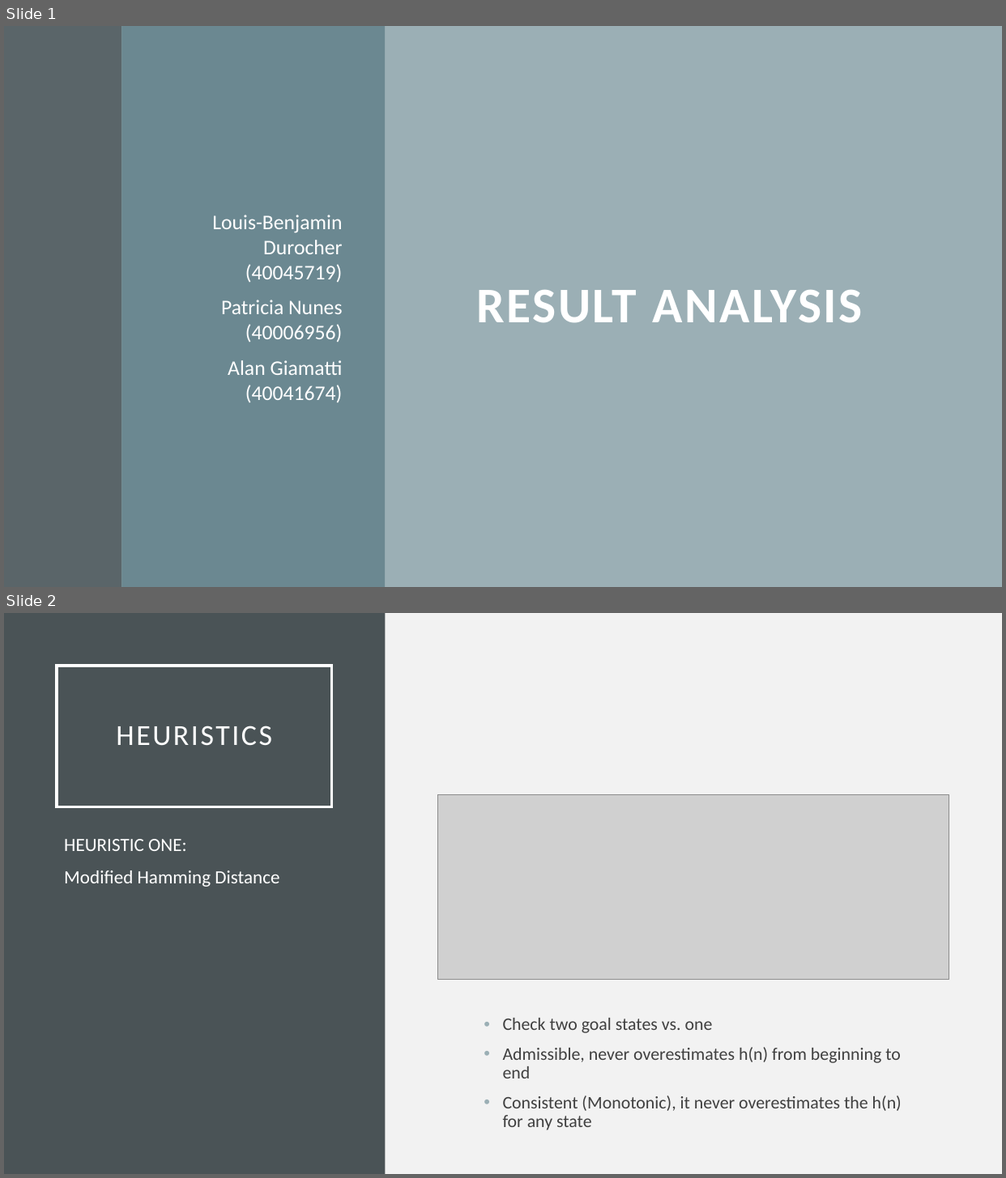
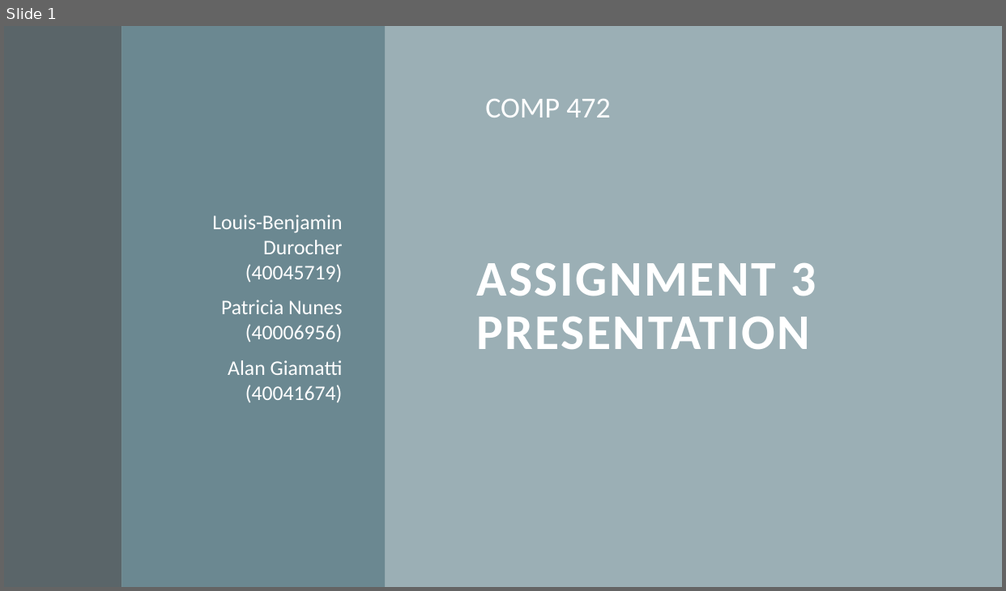
Before and after one commit to patnunes/COMP472, a slide deck: A3_Analysis.pptx. Shown one above the other, each under a label of ours: slides 1 and 2 before the commit, slide 1 after it. The pictures are 1006x1178 and 1006x591 pixels, drawn with LibreOffice and Linux fonts; fonts in the diff are those of the drawing; grey boxes stand for pictures. Boxes give left, top, right and bottom in pixels: in the first picture for what was removed or moved away, otherwise in the second. Text is boxed around its words. In the diff, an @@ line names an element or a change of style, - is before the commit and + after.

```diff
--- a/A3_Analysis.pptx
+++ b/A3_Analysis.pptx
@@ slide 2 removed at [4, 613, 1002, 1174], background #F2F2F2 @@
@@ rectangle removed at [4, 613, 385, 1174] @@
@@ title removed at [57, 666, 332, 807] @@
-HEURISTICS
@@ picture removed at [437, 795, 949, 979] @@
@@ text removed at [64, 839, 279, 887] @@
-HEURISTIC ONE:
-Modified Hamming Distance
@@ text removed at [503, 1018, 901, 1131] @@
-• Check two goal states vs. one
-• Admissible, never overestimates h(n) from beginning to end
-• Consistent (Monotonic), it never overestimates the h(n) for any state
@@ slide 1 changed as well @@
@@ text added at [485, 99, 611, 118], 28 pt, text #FFFFFF @@
+COMP 472
@@ title at [476, 263, 816, 349]: text changed @@
-RESULT ANALYSIS
+ASSIGNMENT 3 PRESENTATION
```
Also in this commit, not shown: 12 slides added, 3 other slides removed.
